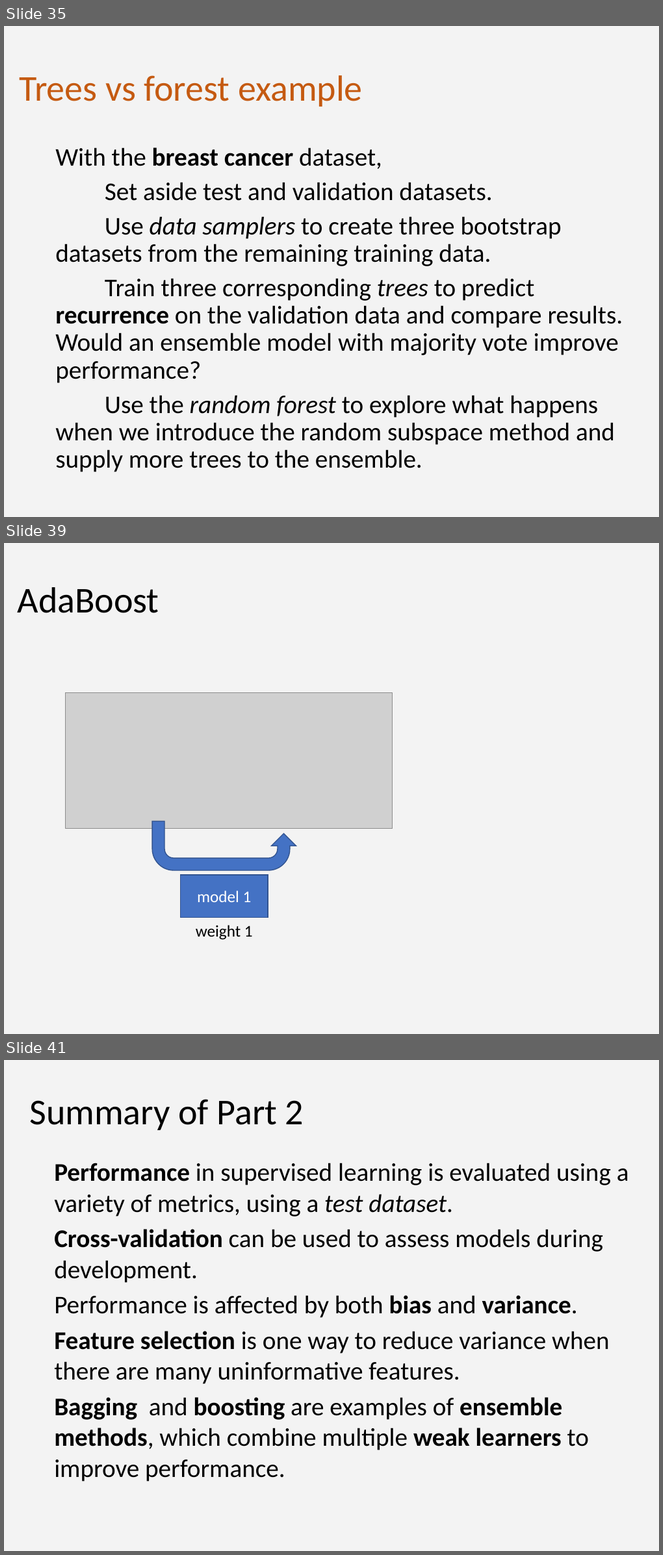
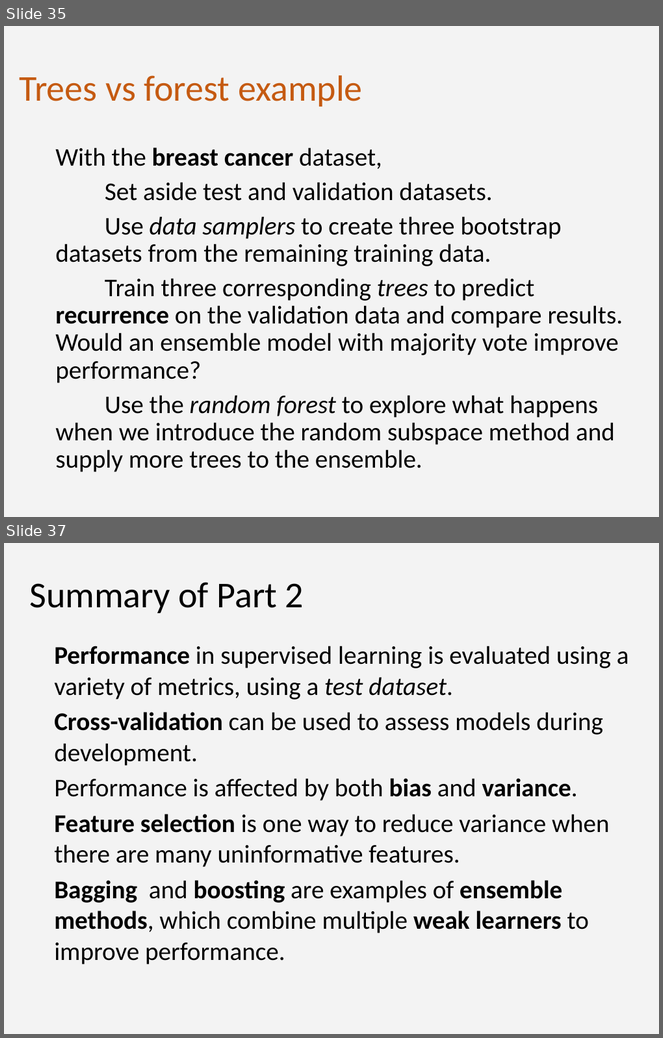
Before and after one commit to ImperialCollegeLondon/RCDS-intro-to-machine-learning, a slide deck: Intro_to_ML_2.pptx. Shown one above the other, each under a label of ours: slides 35, 39 and 41 before the commit, slides 35 and 37 after it; the slides between them are not shown. The pictures are 663x1555 and 663x1038 pixels, drawn with LibreOffice and Linux fonts; fonts in the diff are those of the drawing; grey boxes stand for pictures. Boxes give left, top, right and bottom in pixels: in the first picture for what was removed or moved away, otherwise in the second. Text is boxed around its words. In the diff, an @@ line names an element or a change of style, - is before the commit and + after.

```diff
--- a/Intro_to_ML_2.pptx
+++ b/Intro_to_ML_2.pptx
@@ slide 39 removed at (4,543,659,1034), background #D9D9D9 at 30% opacity @@
@@ title removed at (18,587,159,613) @@
-AdaBoost
@@ picture removed at (66,693,393,828) @@
@@ uturn arrow removed at (152,821,296,871) @@
@@ rectangle removed at (180,875,267,918) @@
-model 1
@@ text removed at (196,925,253,940) @@
-weight 1
@@ what was slide 41 is now slide 37 @@
```
Also in this commit, not shown: 3 slides changed, 3 other slides removed, 1 other file.
